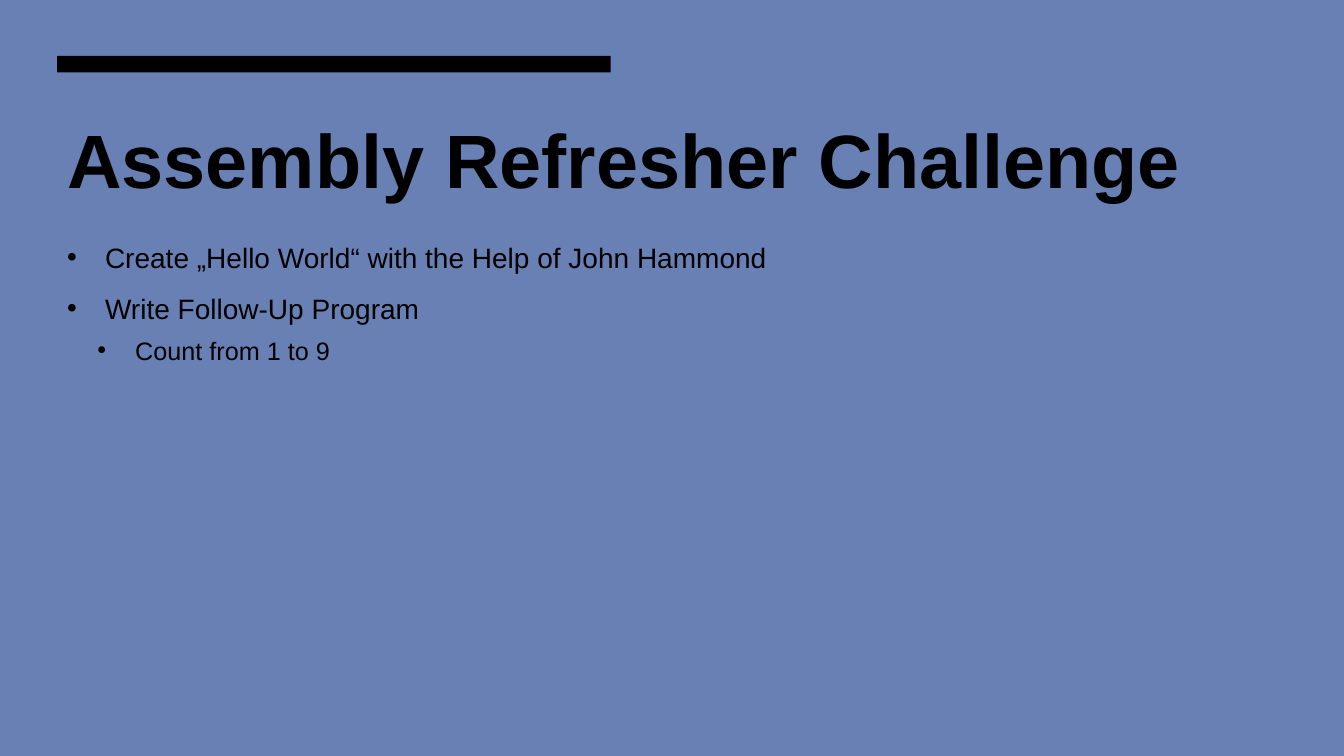
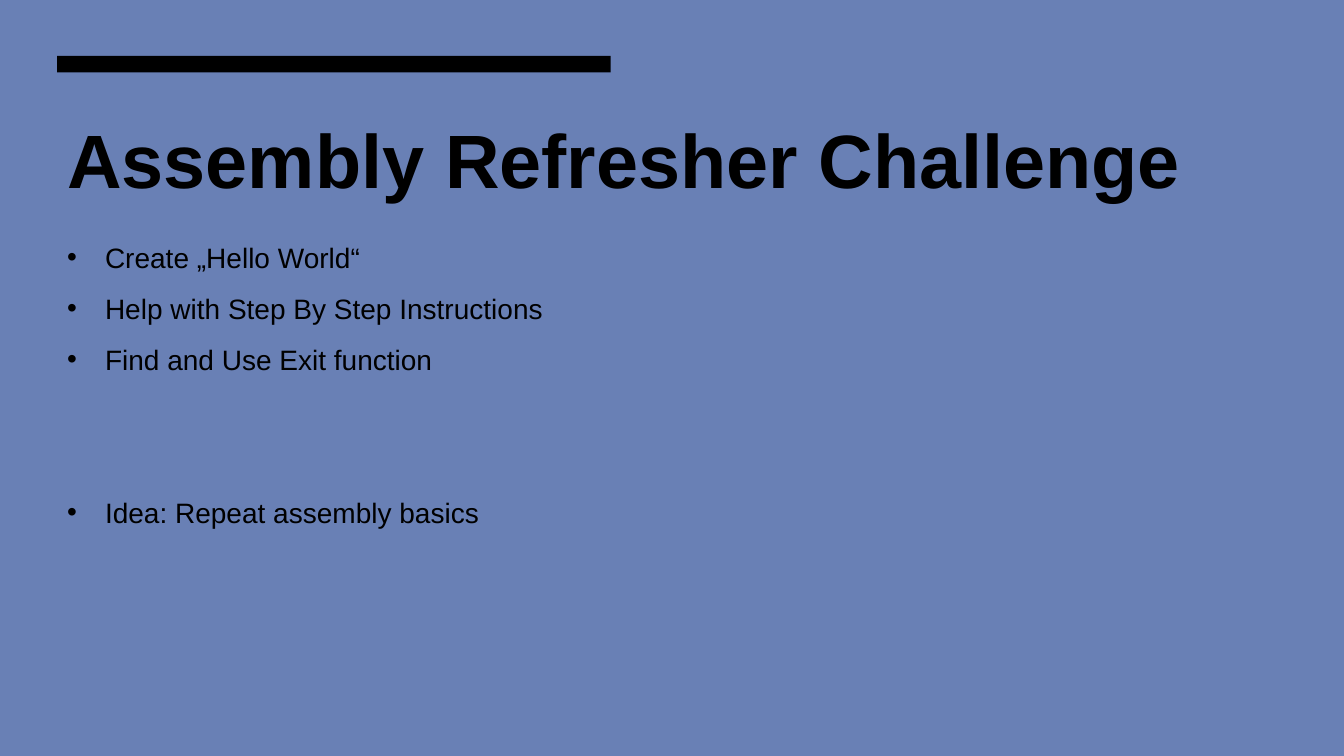
Before and after one commit to TKleb/SA-Documentation, a slide deck: slide 7 of documents/presentations/SA_Meeting_1125.pptx. Drawn at 1344x756 pixels with LibreOffice and Linux fonts; fonts in the diff are those of the drawing. Boxes give left, top, right and bottom in pixels: in the first picture for what was removed or moved away, otherwise in the second. Text is boxed around its words. In the diff, an @@ line names an element or a change of style, - is before the commit and + after.

```diff
--- a/documents/presentations/SA_Meeting_1125.pptx
+++ b/documents/presentations/SA_Meeting_1125.pptx
@@ text at (105, 247, 542, 528): text changed @@
-• Create „Hello World“ with the Help of John Hammond
-• Write Follow-Up Program
-  • Count from 1 to 9
+• Create „Hello World“
+• Help with Step By Step Instructions
+• Find and Use Exit function
+• Idea: Repeat assembly basics
```
Also in this commit, not shown: 4 other slides changed.
